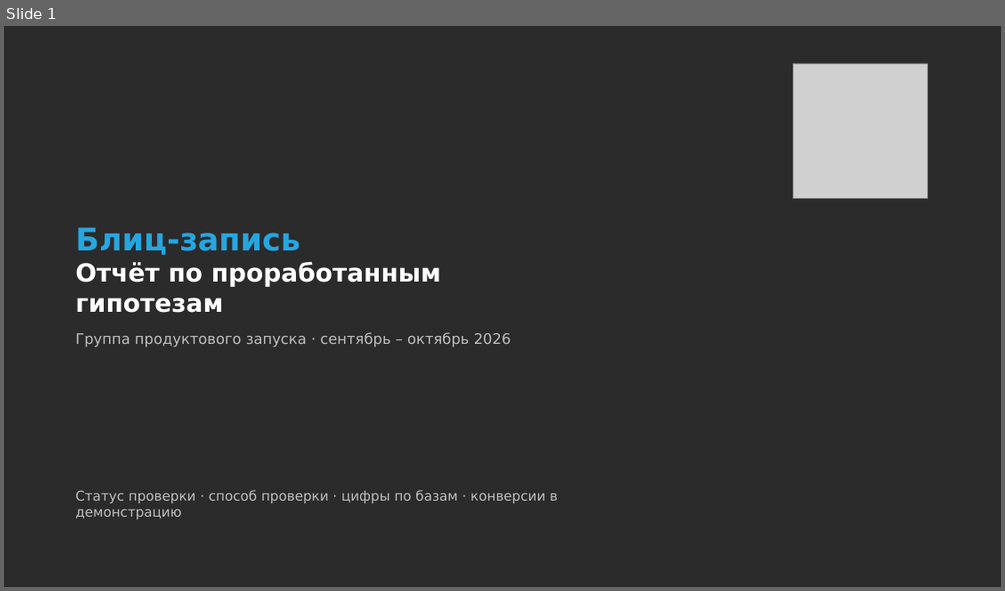
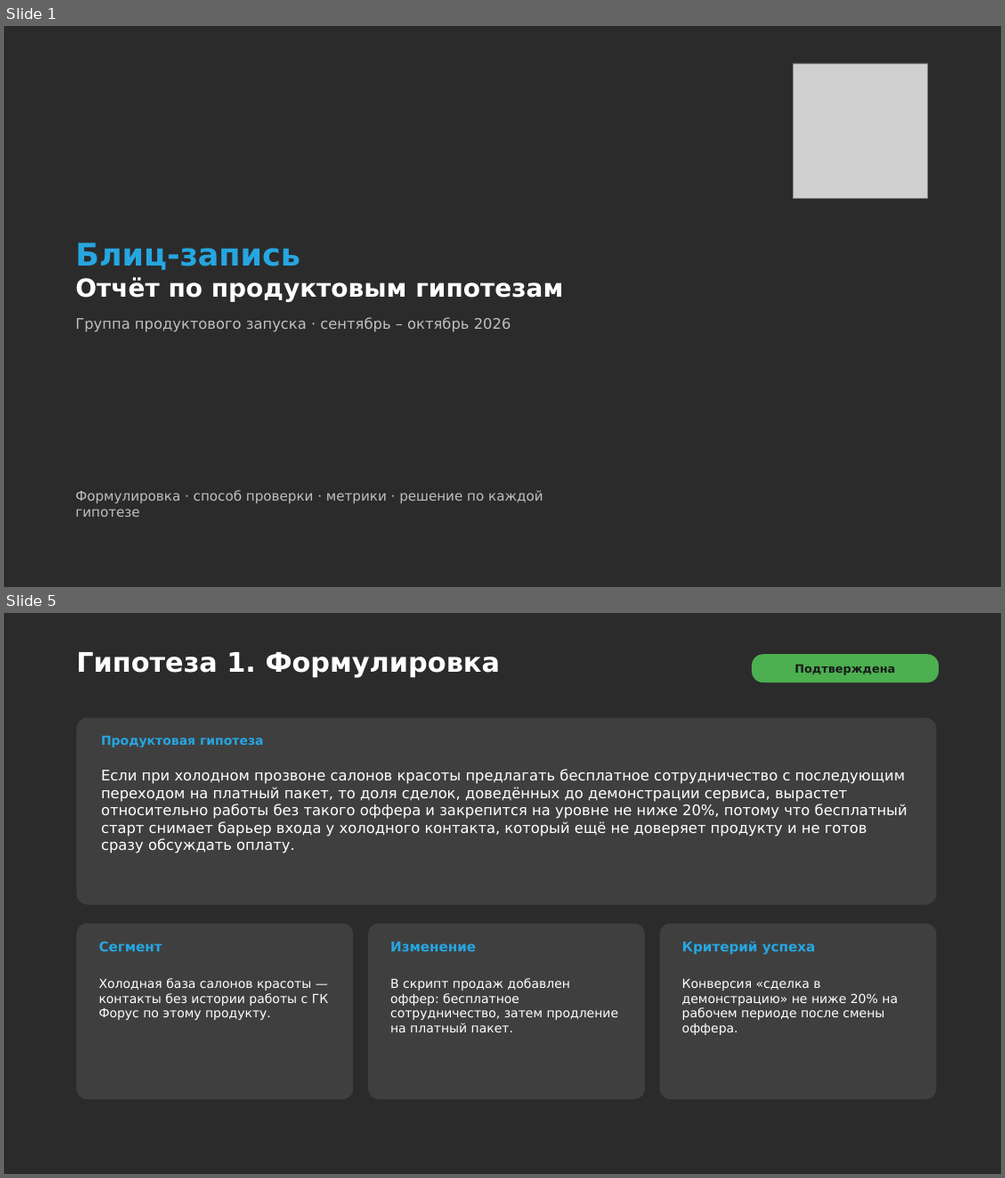
Before and after one commit to daaanilNikonov/for-lisa, a slide deck: presentation/Блиц-запись_Отчет_по_гипотезам.pptx. Shown one above the other, each under a label of ours: slide 1 before the commit, slides 1 and 5 after it; the slides between them are not shown. The pictures are 1005x591 and 1005x1178 pixels, drawn with LibreOffice and Linux fonts; fonts in the diff are those of the drawing; grey boxes stand for pictures; background and template pictures are left out; a plain dark background stands for a picture behind light text. Boxes give left, top, right and bottom in pixels: in the first picture for what was removed or moved away, otherwise in the second. Text is boxed around its words. In the diff, an @@ line names an element or a change of style, - is before the commit and + after.

```diff
--- a/presentation/Блиц-запись_Отчет_по_гипотезам.pptx
+++ b/presentation/Блиц-запись_Отчет_по_гипотезам.pptx
@@ slide 5 added at <box>4,613,1001,1174</box>, background picture (left out) @@
@@ title added at <box>76,652,500,678</box>, 26 pt, text #FFFFFF, bold @@
+Гипотеза 1. Формулировка
@@ rounded rectangle added at <box>752,654,938,682</box>, fill #4CAF50 @@
@@ text added at <box>794,664,895,675</box>, 11 pt, text #1A1A1A, bold @@
+Подтверждена
@@ rounded rectangle added at <box>77,718,937,905</box>, fill #3F3F3F @@
@@ text added at <box>101,736,264,747</box>, 12 pt, text #26A6E0, bold @@
+Продуктовая гипотеза
@@ text added at <box>101,769,907,853</box>, 14 pt, text #FFFFFF @@
+Если при холодном прозвоне салонов красоты предлагать бесплатное сотрудничество с последующим переходом на платный пакет, то доля сделок, доведённых до демонстрации сервиса, вырастет относительно работы без такого оффера и закрепится на уровне не ниже 20%, потому что бесплатный старт снимает барьер входа у холодного контакта, который ещё не доверяет продукту и не готов сразу обсуждать оплату.
@@ rounded rectangle added at <box>77,924,353,1099</box>, fill #3F3F3F @@
@@ rounded rectangle added at <box>368,924,645,1099</box>, fill #3F3F3F @@
@@ rounded rectangle added at <box>660,924,937,1099</box>, fill #3F3F3F @@
@@ text added at <box>99,941,162,951</box>, 13 pt, text #26A6E0, bold @@
+Сегмент
@@ text added at <box>390,941,476,951</box>, 13 pt, text #26A6E0, bold @@
+Изменение
@@ text added at <box>682,941,816,955</box>, 13 pt, text #26A6E0, bold @@
+Критерий успеха
@@ text added at <box>99,978,328,1020</box>, 12 pt, text #FFFFFF @@
+Холодная база салонов красоты — контакты без истории работы с ГК Форус по этому продукту.
@@ text added at <box>390,978,619,1032</box>, 12 pt, text #FFFFFF @@
+В скрипт продаж добавлен оффер: бесплатное сотрудничество, затем продление на платный пакет.
@@ text added at <box>682,979,898,1035</box>, 12 pt, text #FFFFFF @@
+Конверсия «сделка в демонстрацию» не ниже 20% на рабочем периоде после смены оффера.
@@ slide 1 changed as well @@
@@ title at <box>75,277,563,302</box>: text changed @@
-Отчёт по проработанным гипотезам
+Отчёт по продуктовым гипотезам
@@ subtitle at <box>75,490,543,516</box>: text changed @@
-Статус проверки · способ проверки · цифры по базам · конверсии в демонстрацию
+Формулировка · способ проверки · метрики · решение по каждой гипотезе
```
Also in this commit, not shown: 16 other slides added, 9 slides removed, 1 other file.
